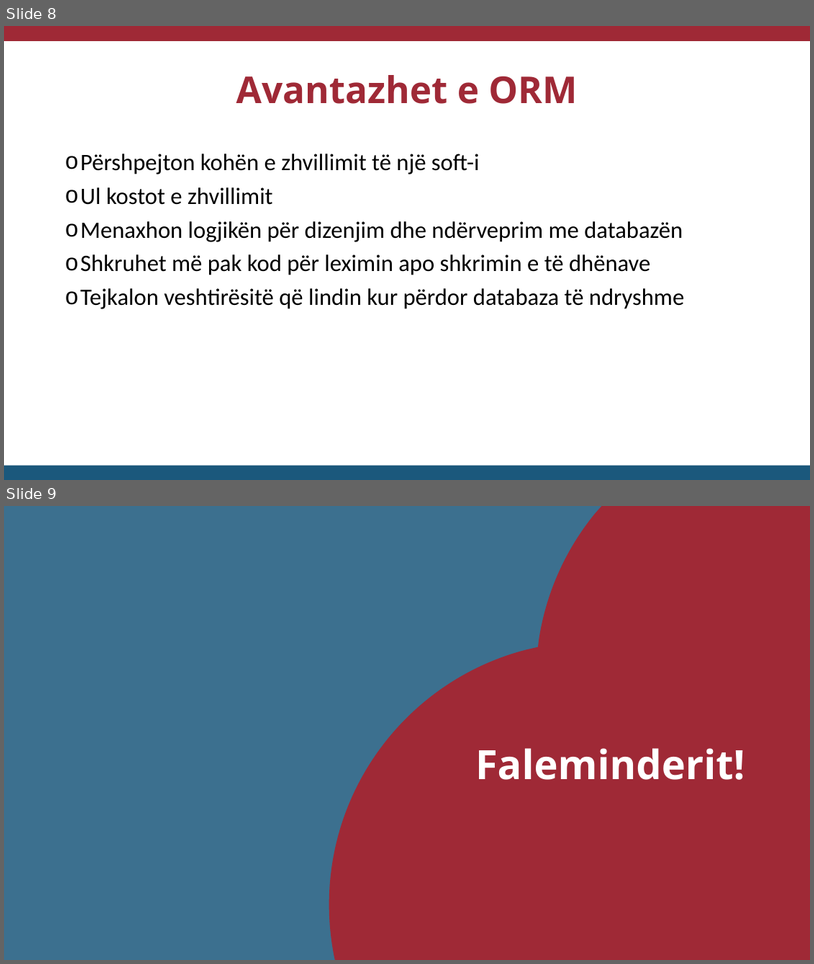
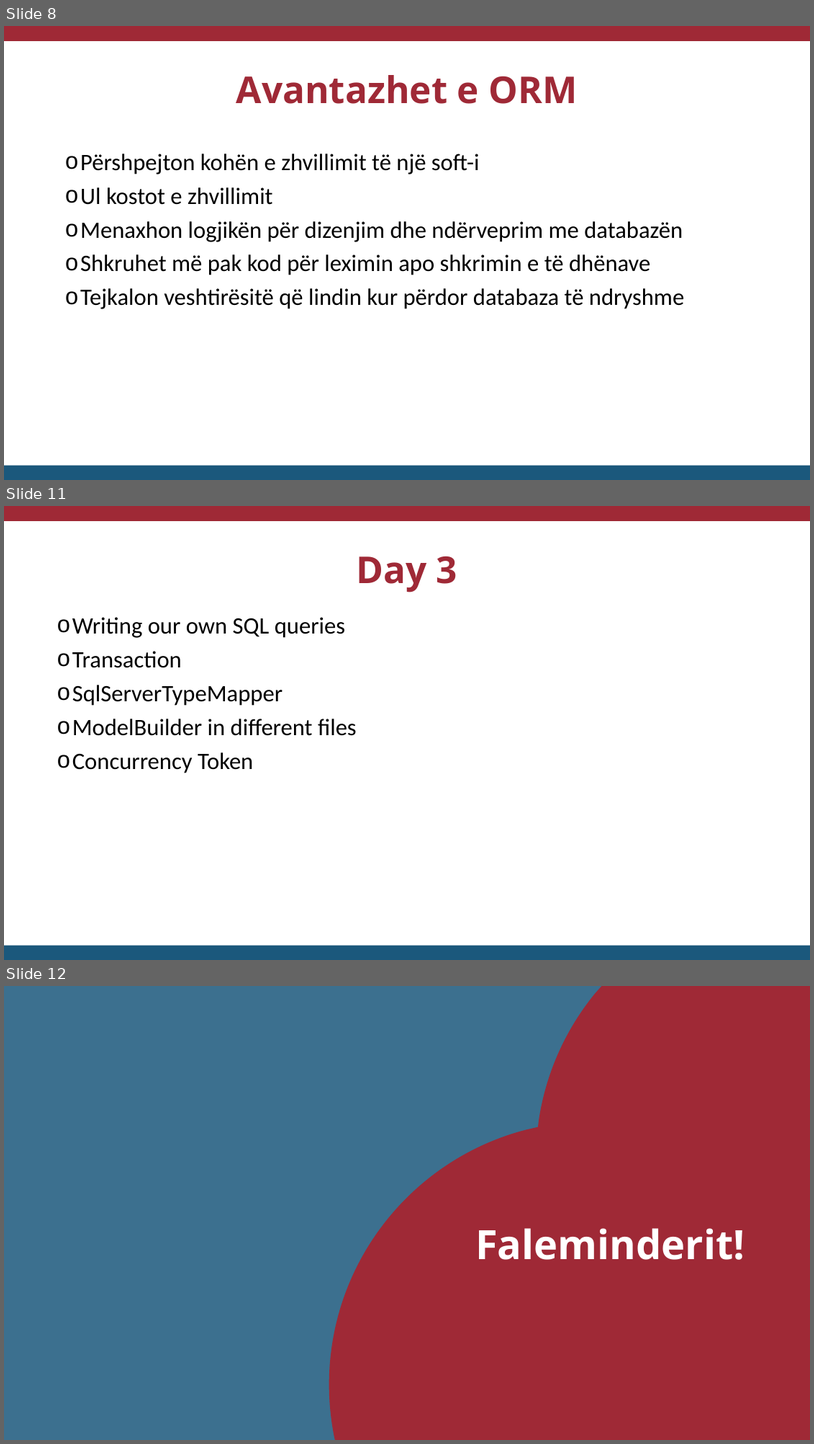
Before and after one commit to Jorind/ORM, a slide deck: ORM.pptx. Shown one above the other, each under a label of ours: slides 8 and 9 before the commit, slides 8, 11 and 12 after it; the slides between them are not shown. The pictures are 814x964 and 814x1444 pixels, drawn with LibreOffice and Linux fonts; fonts in the diff are those of the drawing. Boxes give left, top, right and bottom in pixels: in the first picture for what was removed or moved away, otherwise in the second. Text is boxed around its words. In the diff, an @@ line names an element or a change of style, - is before the commit and + after.

```diff
--- a/ORM.pptx
+++ b/ORM.pptx
@@ slide 11 added at [4,506,810,960], background #FFFFFF @@
@@ rectangle added at [4,506,810,521], fill #9F2936 @@
@@ text added at [356,556,458,592], 44 pt, text #9F2936, bold @@
+Day 3
@@ text added at [72,617,357,773], 28 pt, text #000000 @@
+o Writing our own SQL queries
+o Transaction
+o SqlServerTypeMapper
+o ModelBuilder in different files
+o Concurrency Token
@@ rectangle added at [4,945,810,960], fill #1B587C @@
@@ what was slide 9 is now slide 12 @@
```
Also in this commit, not shown: 2 other slides added, 1 other file.
